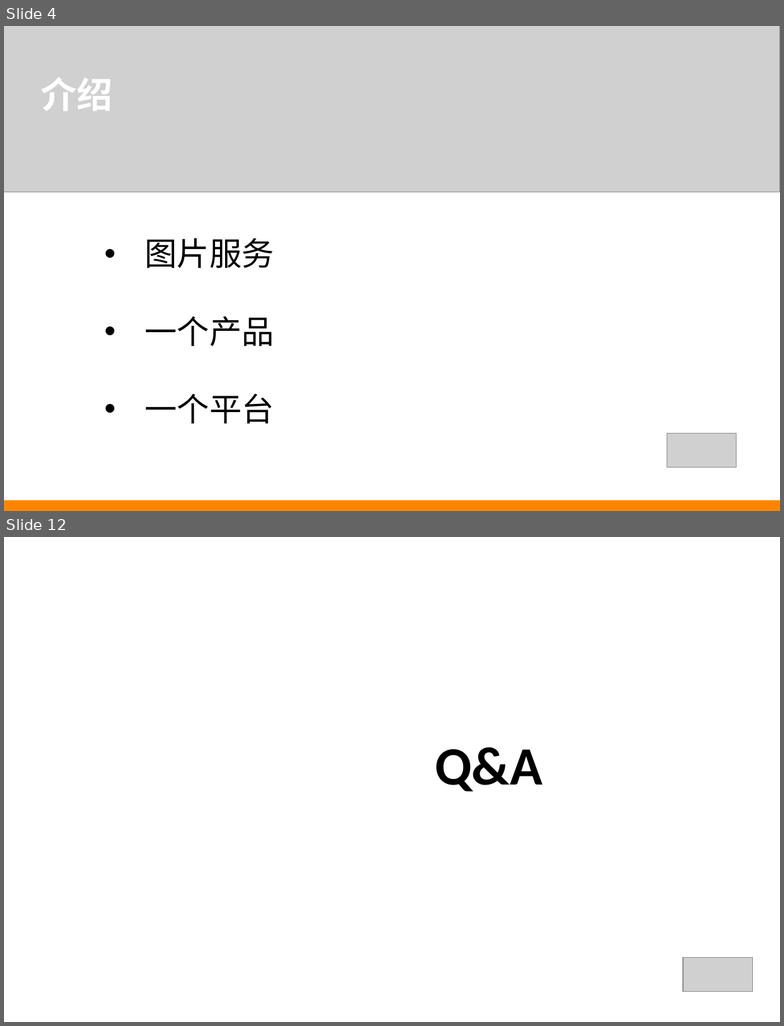
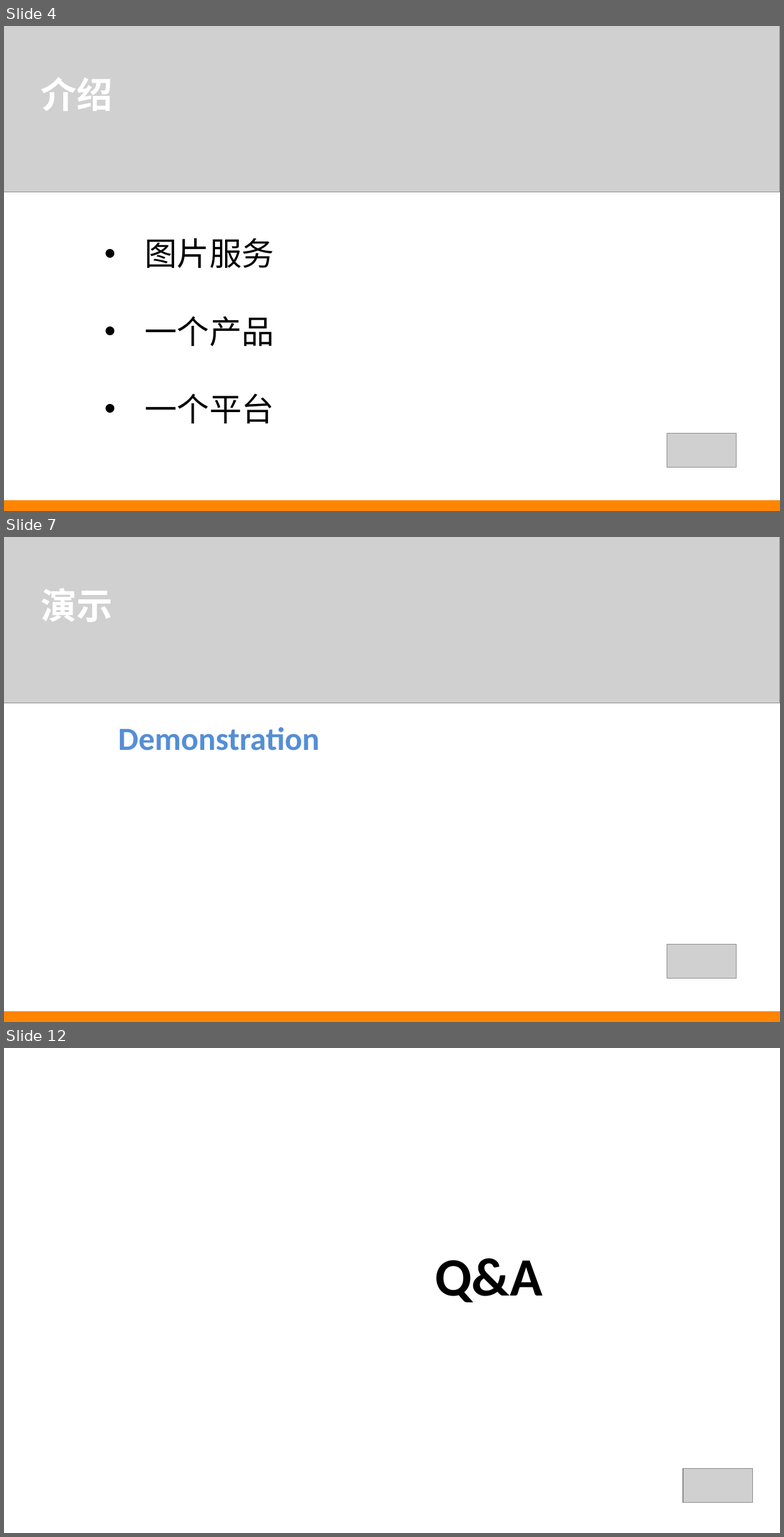
Before and after one commit to by46/mnemosyne, a slide deck: im.ppt. Shown one above the other, each under a label of ours: slides 4 and 12 before the commit, slides 4, 7 and 12 after it; the slides between them are not shown. The pictures are 784x1026 and 784x1537 pixels, drawn with LibreOffice and Linux fonts; fonts in the diff are those of the drawing; grey boxes stand for pictures; background and template pictures are left out. Boxes give left, top, right and bottom in pixels: in the first picture for what was removed or moved away, otherwise in the second. Text is boxed around its words. In the diff, an @@ line names an element or a change of style, - is before the commit and + after.

```diff
--- a/im.ppt
+++ b/im.ppt
@@ slide 7 added at [4, 537, 780, 1022], background #FFFFFF @@
@@ picture added at [4, 537, 780, 703] @@
@@ text added at [41, 589, 112, 622], 40 pt, text #FFFFFF, bold @@
+演示
@@ text added at [118, 727, 320, 751], 36 pt, text #558ED5, bold @@
+Demonstration
@@ picture added at [667, 945, 736, 979] @@
@@ rectangle added at [4, 1011, 780, 1022], fill #FF8500 @@
```
Also in this commit, not shown: 8 slides changed, 1 slide removed.
